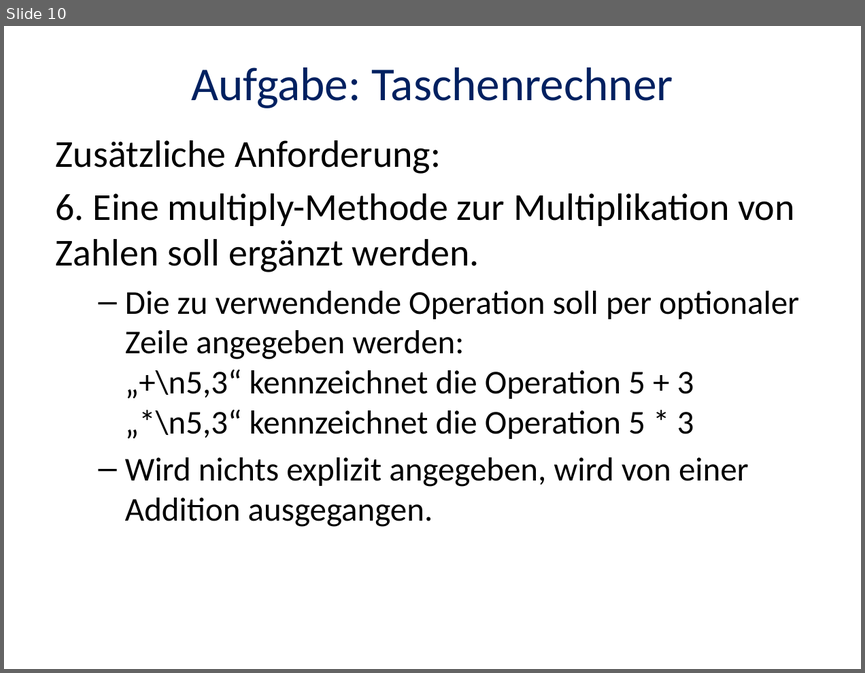
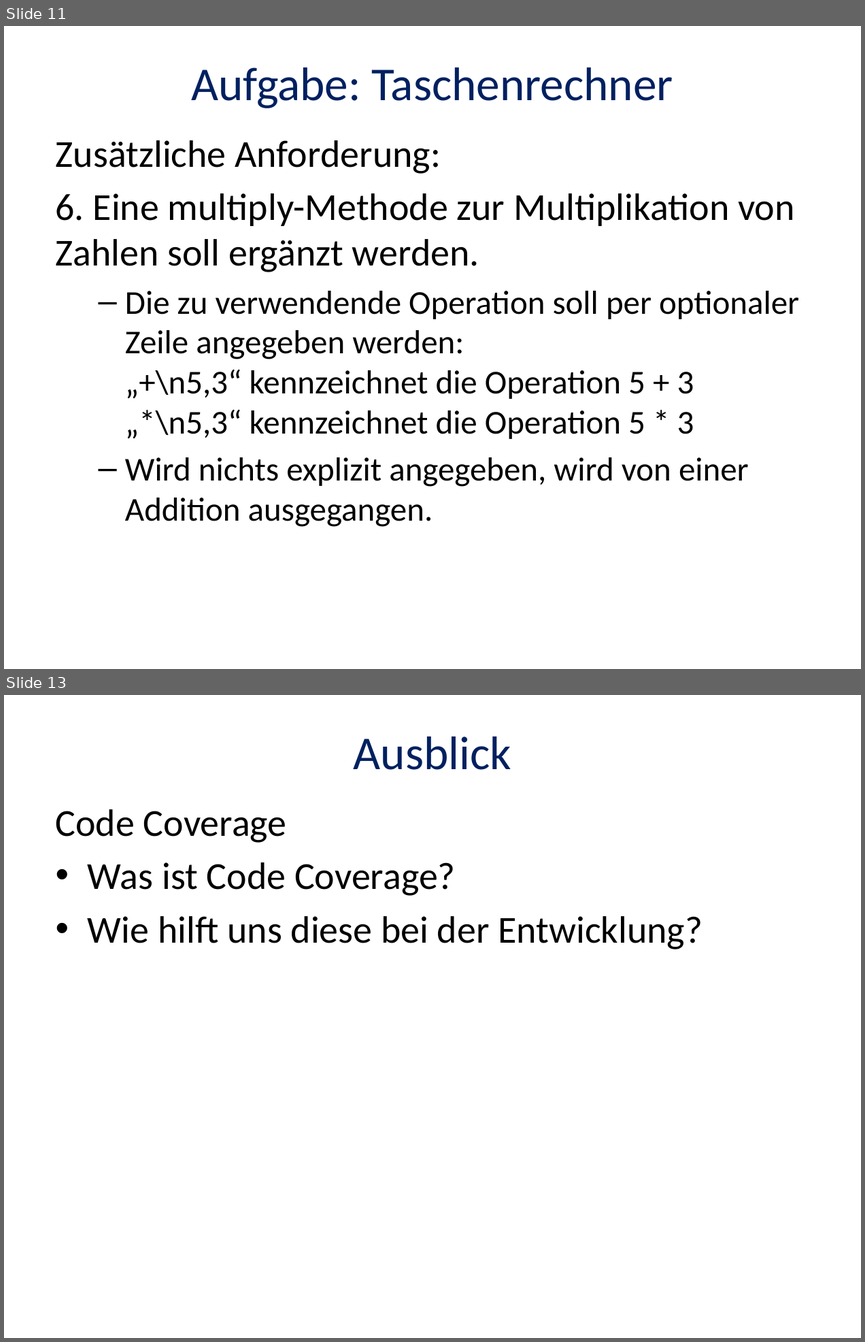
Before and after one commit to trav010/CodingDojoDPA, a slide deck: StringCalculator/doc/Coding-Dojo-2015-02-18.pptx. Shown one above the other, each under a label of ours: slide 10 before the commit, slides 11 and 13 after it; the slides between them are not shown. The pictures are 865x673 and 865x1342 pixels, drawn with LibreOffice and Linux fonts; fonts in the diff are those of the drawing. Boxes give left, top, right and bottom in pixels: in the first picture for what was removed or moved away, otherwise in the second. Text is boxed around its words. In the diff, an @@ line names an element or a change of style, - is before the commit and + after.

```diff
--- a/StringCalculator/doc/Coding-Dojo-2015-02-18.pptx
+++ b/StringCalculator/doc/Coding-Dojo-2015-02-18.pptx
@@ slide 13 added at box(4, 695, 861, 1338), background #FFFFFF @@
@@ title added at box(354, 736, 511, 770), 39.6 pt, text #002060 @@
+Ausblick
@@ text added at box(56, 809, 702, 949), 32 pt, text #000000 @@
+Code Coverage
+• Was ist Code Coverage?
+• Wie hilft uns diese bei der Entwicklung?
@@ what was slide 10 is now slide 11 @@
```
Also in this commit, not shown: 7 slides changed, 1 other slide added.
